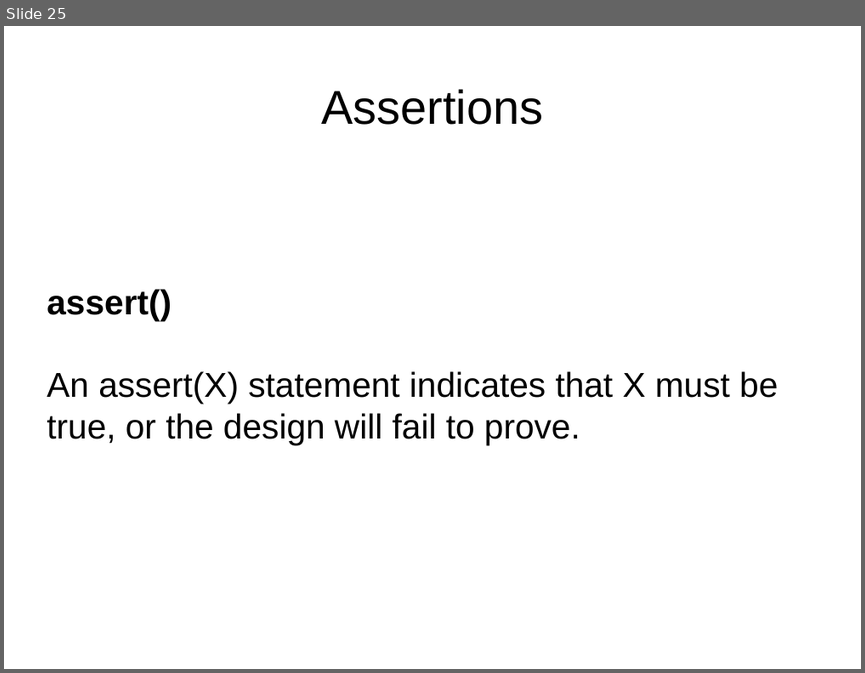
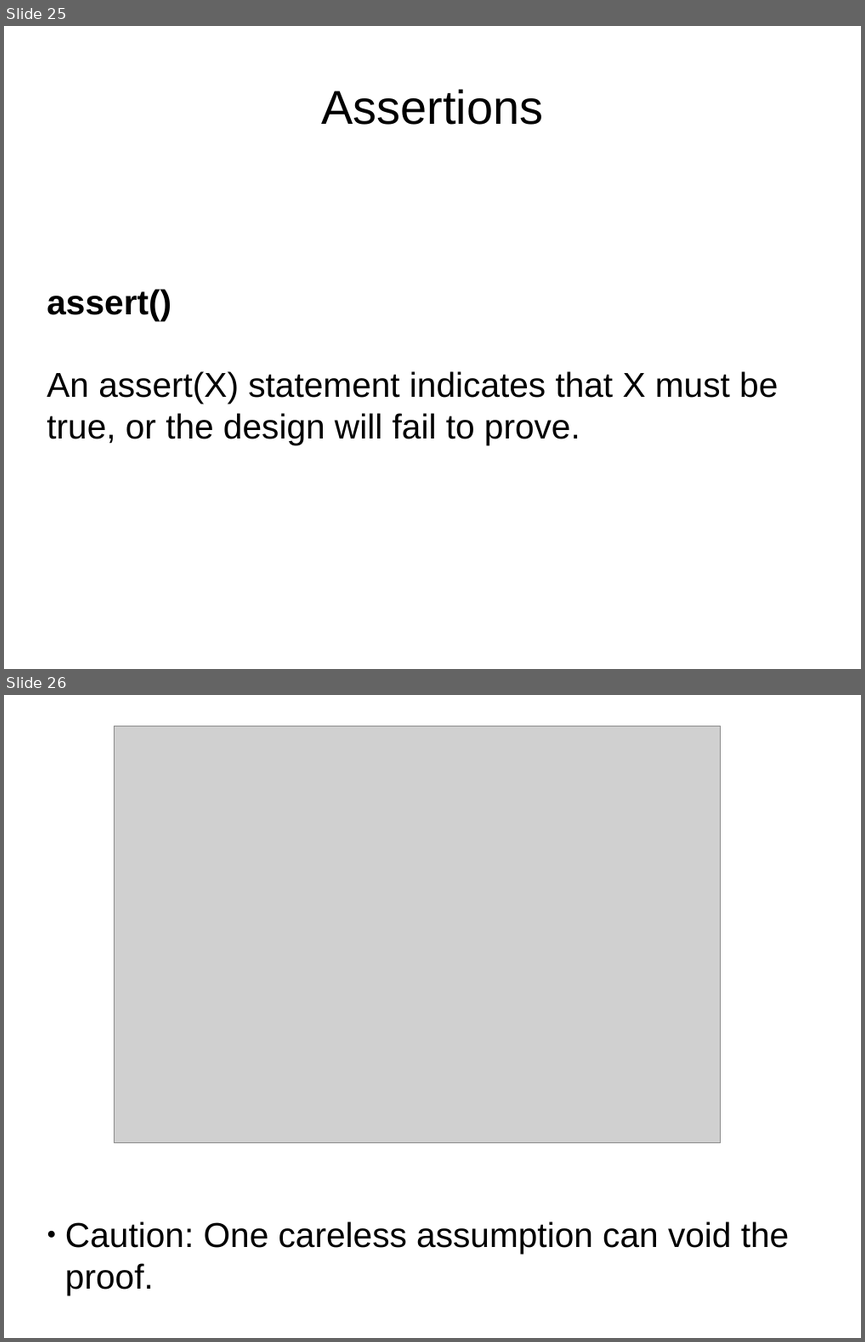
Before and after one commit to mattvenn/formal-intro-course, a slide deck: intro-course-slides.odp. Shown one above the other, each under a label of ours: slide 25 before the commit, slides 25 and 26 after it. The pictures are 865x673 and 865x1342 pixels, drawn with LibreOffice and Linux fonts; fonts in the diff are those of the drawing; grey boxes stand for pictures. Boxes give left, top, right and bottom in pixels: in the first picture for what was removed or moved away, otherwise in the second. Text is boxed around its words. In the diff, an @@ line names an element or a change of style, - is before the commit and + after.

```diff
--- a/intro-course-slides.odp
+++ b/intro-course-slides.odp
@@ slide 26 added at [4,695,861,1338], background #FFFFFF @@
@@ picture added at [114,726,720,1143] @@
@@ subtitle added at [65,1221,789,1295], 32 pt, text #000000 @@
+● Caution: One careless assumption can void the proof.
```
Also in this commit, not shown: 4 slides changed.
